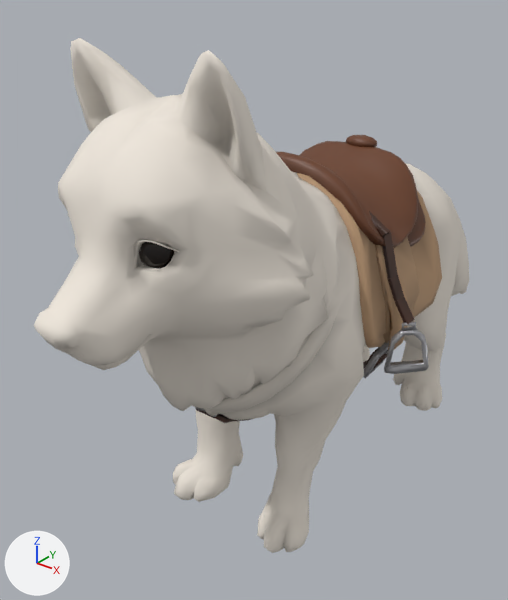
The glTF model assets/models/animal_part/wolf/HOOFBEAT_Wolf_Mobile_Far.glb, before and after one commit.
One viewpoint serves both versions: a camera (50 mm lens) standing at (1.6, -2.46, 2.27) and looking at (-0.23, -0.17, 0.85). Every picture has the same lights, and +X, +Y and +Z are marked at lower left. The first picture is the older version. Vertices at exactly the same position are counted once.

In view in the first picture: 'Eyes', 'Saddle', 'SaddlePad', 'StirrupLeathers', 'Stirrups', 'WolfBody' and 2 more.
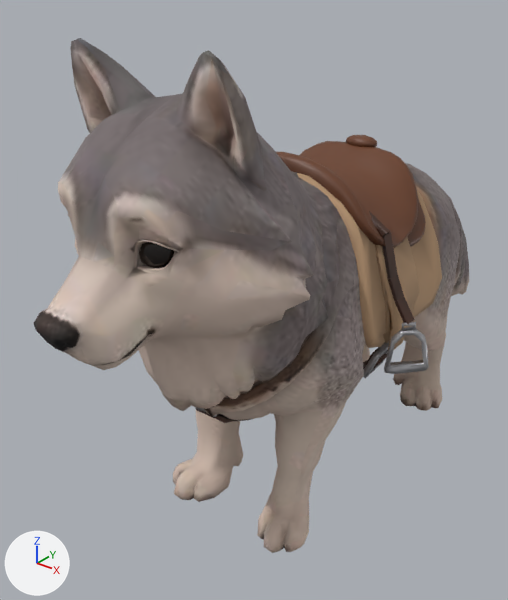
What differs and where, as boxes [x1, y1, x2, y2] in the pictures (508 x 600 px; the box of a moved part takes in the faces that stretch with it):
'WolfBody', surface changed, reshaped (darker): before [34, 38, 469, 553]; after [33, 38, 469, 553]
part 1 of me_wolfbody, moved or reshaped: before [34, 50, 466, 553]; after [33, 50, 466, 553]
part 2 of me_wolfbody, recoloured: [133, 171, 453, 421] in both

The change, as a list of edits to the scene's bpy script:
```text
Add img_skin:
    img_skin = load_image('skin', '_unpacked/skin', 512, 512, 'sRGB')
Change mat_wolf_fur:
    where n2 = _N.new('ShaderNodeMix'); n2.name = 'Mix'
    remove n2.inputs[7].default_value = (0.863, 0.799, 0.716, 1.0)  # 'B', white #efe7dc
    add n4 = _N.new('ShaderNodeTexImage'); n4.name = 'Image Texture'
    add n4.image = img_skin
    where n3 = _N.new('ShaderNodeVertexColor'); n3.name = 'Color Attribute'
    remove _L.new(n3.outputs[0], n2.inputs[6])  # 'Color' to 'A'
    add _L.new(n3.outputs[0], n2.inputs[7])  # 'Color' to 'B'
    add _L.new(n4.outputs[0], n2.inputs[6])  # 'Color' to 'A'
Change me_wolfbody:
    used by ob_wolfbody; location = (0.0, 0.0, 0.0)
    remove me_wolfbody.from_pydata(...)  # 2495 vertices, 4759 faces; spans x -0.52..0.52, y -1.43..1.67, z 0.0..2.05
    add me_wolfbody.from_pydata(...)  # 2389 vertices, 4760 faces; spans x -0.52..0.52, y -1.43..1.67, z 0.0..2.05
    me_wolfbody part 1: 17 vertices moved from x -0.4..0.37, y -1.16..0.63, z 0.13..1.53 to x -0.4..0.37, y -1.16..0.64, z 0.12..1.53; 311 vertices removed from x -0.43..0.5, y -1.42..1.66, z 0.0..2.04; 205 vertices added at x -0.47..0.48, y -1.42..1.66, z 0.01..2.03
    me_wolfbody part 2: 431 kept faces spanning x -0.47..0.47, y -1.37..0.73, z 0.07..1.63 get new vertex colours
```
